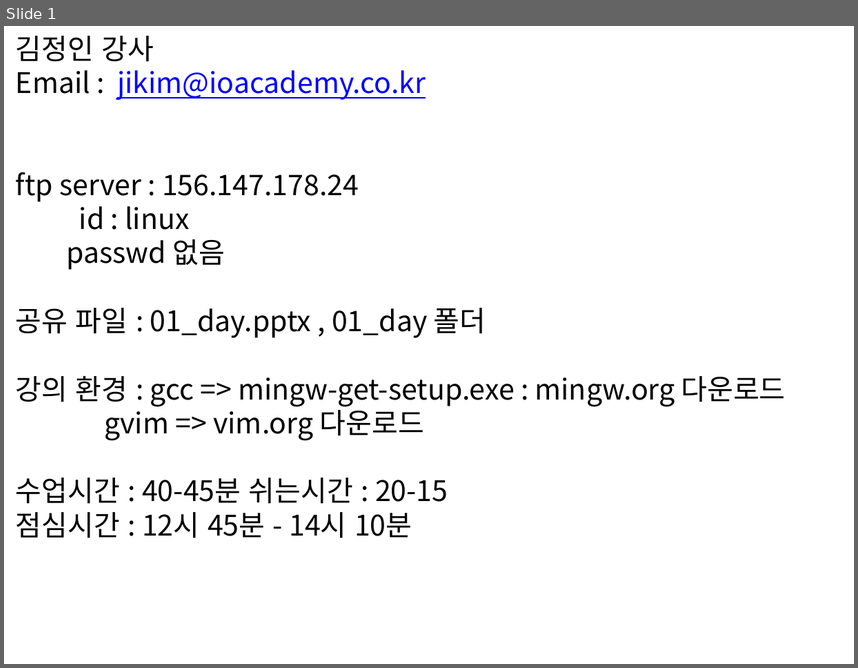
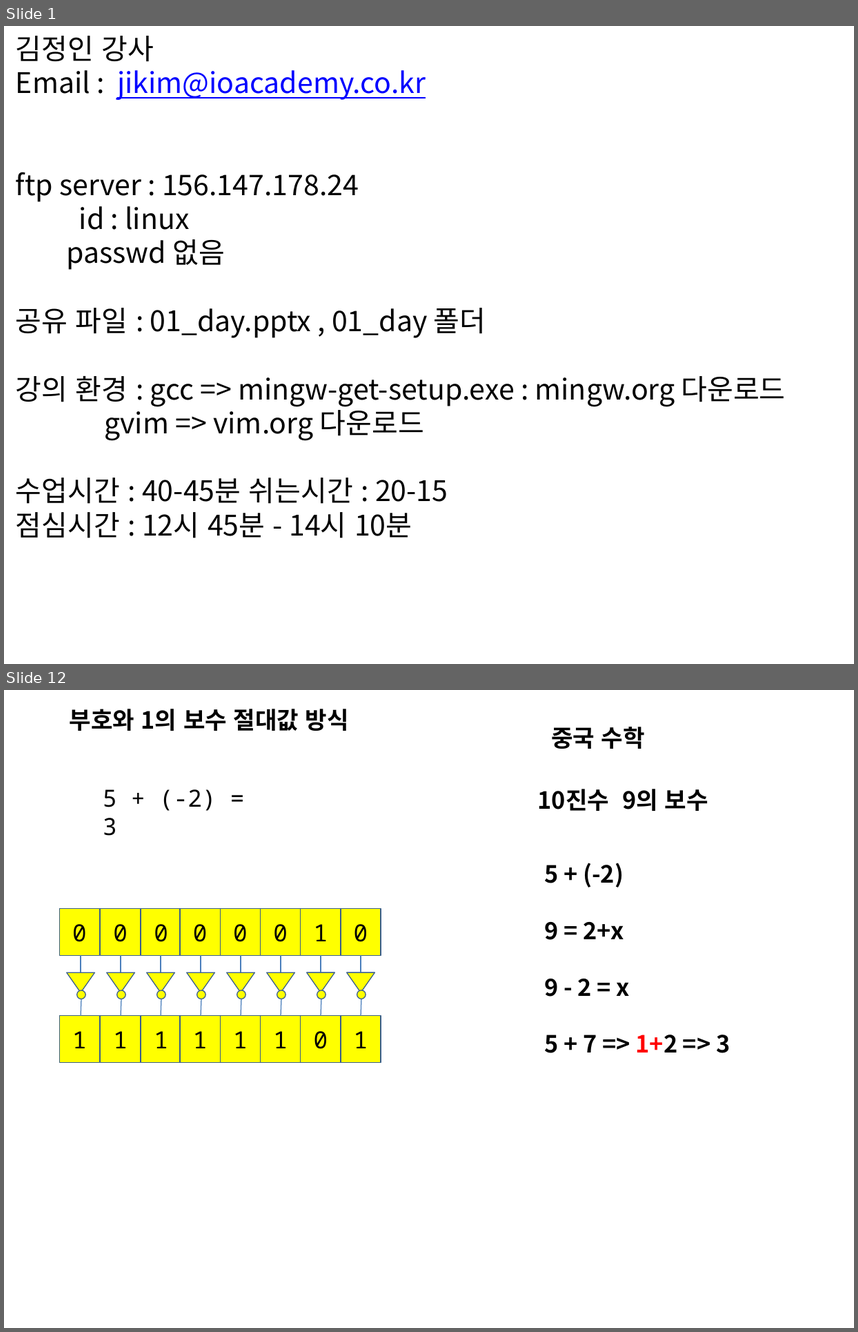
Before and after one commit to chisun-joung/osdsalgo_c, a slide deck: 01_day.pptx. Shown one above the other, each under a label of ours: slide 1 before the commit, slides 1 and 12 after it; the slides between them are not shown. The pictures are 858x668 and 858x1332 pixels, drawn with LibreOffice and Linux fonts; fonts in the diff are those of the drawing. Boxes give left, top, right and bottom in pixels: in the first picture for what was removed or moved away, otherwise in the second. Text is boxed around its words. In the diff, an @@ line names an element or a change of style, - is before the commit and + after.

```diff
--- a/01_day.pptx
+++ b/01_day.pptx
@@ slide 12 added at (4,690,854,1328), background #FFFFFF @@
@@ text added at (70,709,349,731), 20 pt, text #000000, bold @@
+부호와 1의 보수 절대값 방식
@@ text added at (551,727,645,749), 20 pt, text #000000, bold @@
+중국 수학
@@ text added at (103,789,216,836), 20 pt, text #000000 @@
+5 + (-2) = 3
@@ text added at (538,789,708,811), 20 pt, text #000000, bold @@
+10진수 9의 보수
@@ text added at (544,862,730,1053), 20 pt, text #000000, bold @@
+5 + (-2)
+9 = 2+x
+9 - 2 = x
+5 + 7 => 1+2 => 3
@@ rectangle added at (59,909,99,955), fill #FFFF00, outline #3A5F8C 0.75 pt, 20 pt, text #000000 @@
+0
@@ rectangle added at (100,909,140,955), fill #FFFF00, outline #3A5F8C 0.75 pt, 20 pt, text #000000 @@
+0
@@ rectangle added at (141,909,181,955), fill #FFFF00, outline #3A5F8C 0.75 pt, 20 pt, text #000000 @@
+0
@@ rectangle added at (180,909,220,955), fill #FFFF00, outline #3A5F8C 0.75 pt, 20 pt, text #000000 @@
+0
@@ rectangle added at (220,909,260,955), fill #FFFF00, outline #3A5F8C 0.75 pt, 20 pt, text #000000 @@
+0
@@ rectangle added at (261,909,301,955), fill #FFFF00, outline #3A5F8C 0.75 pt, 20 pt, text #000000 @@
+0
@@ rectangle added at (301,909,341,955), fill #FFFF00, outline #3A5F8C 0.75 pt, 20 pt, text #000000 @@
+1
@@ rectangle added at (341,909,381,955), fill #FFFF00, outline #3A5F8C 0.75 pt, 20 pt, text #000000 @@
+0
@@ group added at (67,955,95,1016): 2 lines, 1 triangle, 1 ellipse @@
@@ group added at (107,955,135,1016): 2 lines, 1 triangle, 1 ellipse @@
@@ group added at (147,955,175,1016): 2 lines, 1 triangle, 1 ellipse @@
@@ group added at (187,955,215,1016): 2 lines, 1 triangle, 1 ellipse @@
@@ group added at (227,955,254,1016): 2 lines, 1 triangle, 1 ellipse @@
@@ group added at (267,955,294,1016): 2 lines, 1 triangle, 1 ellipse @@
@@ group added at (307,955,335,1016): 2 lines, 1 triangle, 1 ellipse @@
@@ group added at (346,955,375,1016): 2 lines, 1 triangle, 1 ellipse @@
@@ rectangle added at (59,1016,99,1063), fill #FFFF00, outline #3A5F8C 0.75 pt, 20 pt, text #000000 @@
+1
@@ rectangle added at (100,1016,140,1063), fill #FFFF00, outline #3A5F8C 0.75 pt, 20 pt, text #000000 @@
+1
@@ rectangle added at (141,1016,181,1063), fill #FFFF00, outline #3A5F8C 0.75 pt, 20 pt, text #000000 @@
+1
@@ rectangle added at (180,1016,220,1063), fill #FFFF00, outline #3A5F8C 0.75 pt, 20 pt, text #000000 @@
+1
@@ rectangle added at (220,1016,260,1063), fill #FFFF00, outline #3A5F8C 0.75 pt, 20 pt, text #000000 @@
+1
@@ rectangle added at (261,1016,301,1063), fill #FFFF00, outline #3A5F8C 0.75 pt, 20 pt, text #000000 @@
+1
@@ rectangle added at (301,1016,341,1063), fill #FFFF00, outline #3A5F8C 0.75 pt, 20 pt, text #000000 @@
+0
@@ rectangle added at (341,1016,381,1063), fill #FFFF00, outline #3A5F8C 0.75 pt, 20 pt, text #000000 @@
+1
```
Also in this commit, not shown: 1 slide changed, 16 other slides added, 1 other file.
